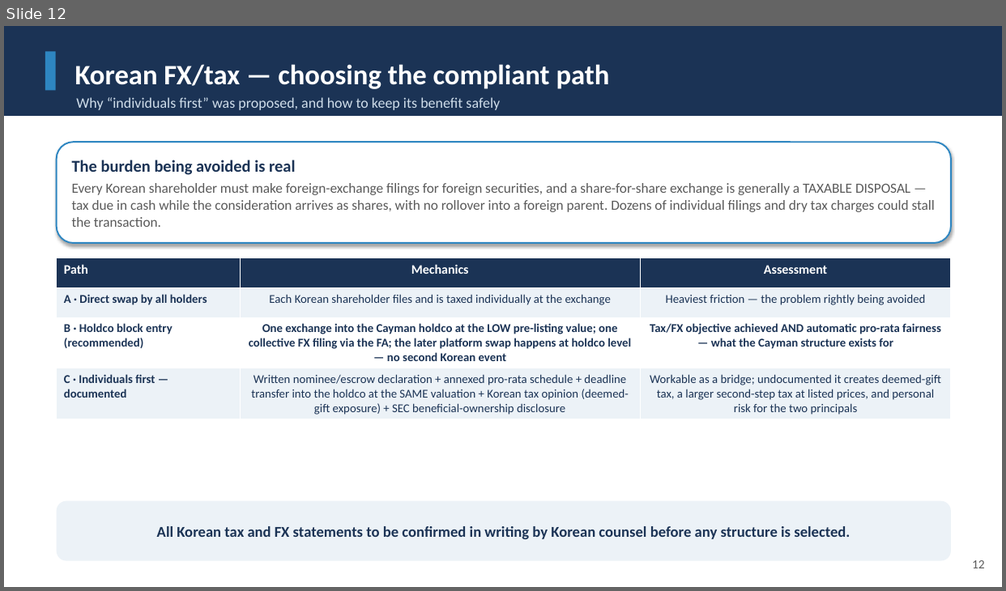
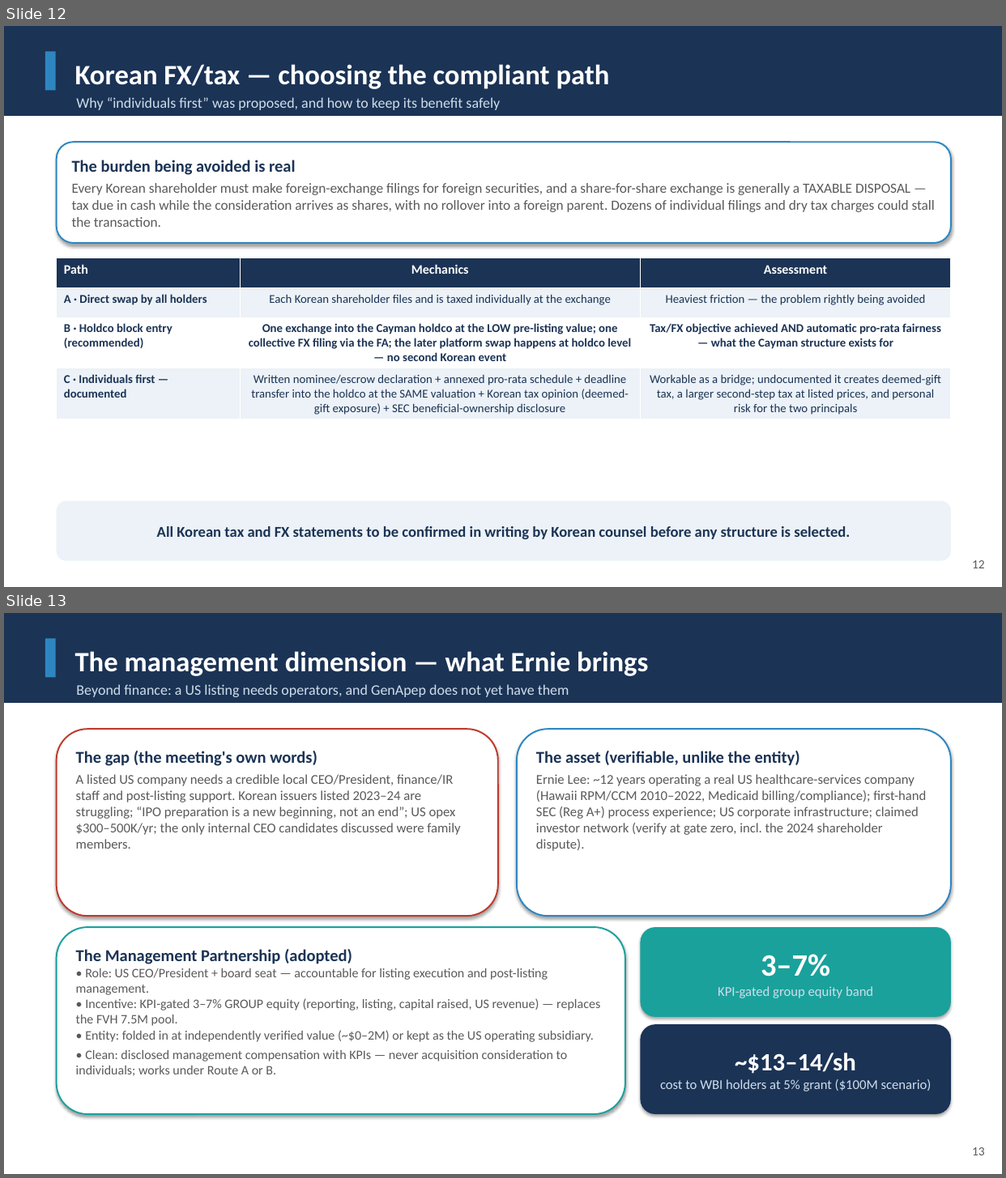
Before and after one commit to leicatam/gamification, a slide deck: synexo/GenApep_Executive_Presentation.pptx. Shown one above the other, each under a label of ours: slide 12 before the commit, slides 12 and 13 after it. The pictures are 1006x591 and 1006x1178 pixels, drawn with LibreOffice and Linux fonts; fonts in the diff are those of the drawing. Boxes give left, top, right and bottom in pixels: in the first picture for what was removed or moved away, otherwise in the second. Text is boxed around its words. In the diff, an @@ line names an element or a change of style, - is before the commit and + after.

```diff
--- a/synexo/GenApep_Executive_Presentation.pptx
+++ b/synexo/GenApep_Executive_Presentation.pptx
@@ slide 13 added at [4,613,1002,1174], background #FFFFFF @@
@@ rectangle added at [4,613,1002,703], fill #1B3355 @@
@@ rectangle added at [45,638,56,677], fill #2E86C1 @@
@@ text added at [75,651,648,676], 27 pt, text #FFFFFF, bold @@
+The management dimension — what Ernie brings
@@ text added at [76,684,569,697], 14 pt, text #CFDDEA @@
+Beyond finance: a US listing needs operators, and GenApep does not yet have them
@@ rounded rectangle added at [57,729,498,916], fill #FFFFFF, outline #C0392B 1.5 pt, 13 pt, text #5A5A5A @@
+The gap (the meeting's own words)
+A listed US company needs a credible local CEO/President, finance/IR staff and post-listing support. Korean issuers listed 2023–24 are struggling; “IPO preparation is a new beginning, not an end”; US opex $300–500K/yr; the only internal CEO candidates discussed were family members.
@@ rounded rectangle added at [517,729,951,916], fill #FFFFFF, outline #2E86C1 1.5 pt, 13 pt, text #5A5A5A @@
+The asset (verifiable, unlike the entity)
+Ernie Lee: ~12 years operating a real US healthcare-services company (Hawaii RPM/CCM 2010–2022, Medicaid billing/compliance); first-hand SEC (Reg A+) process experience; US corporate infrastructure; claimed investor network (verify at gate zero, incl. the 2024 shareholder dispute).
@@ rounded rectangle added at [57,927,625,1114], fill #FFFFFF, outline #1AA19C 1.5 pt, 12.5 pt, text #5A5A5A @@
+The Management Partnership (adopted)
+• Role: US CEO/President + board seat — accountable for listing execution and post-listing management.
+• Incentive: KPI-gated 3–7% GROUP equity (reporting, listing, capital raised, US revenue) — replaces the FVH 7.5M pool.
+• Entity: folded in at independently verified value (~$0–2M) or kept as the US operating subsidiary.
+• Clean: disclosed management compensation with KPIs — never acquisition consideration to individuals; works under Route A or B.
@@ rounded rectangle added at [641,927,951,1017], fill #1AA19C, 13 pt, text #CFDDEA @@
+3–7%
+KPI-gated group equity band
@@ rounded rectangle added at [641,1024,951,1114], fill #1B3355, 13 pt, text #CFDDEA @@
+~$13–14/sh
+cost to WBI holders at 5% grant ($100M scenario)
@@ text added at [972,1148,985,1156], 12 pt, text #5A5A5A @@
+13
```
Also in this commit, not shown: 8 slides changed, 11 other files.
